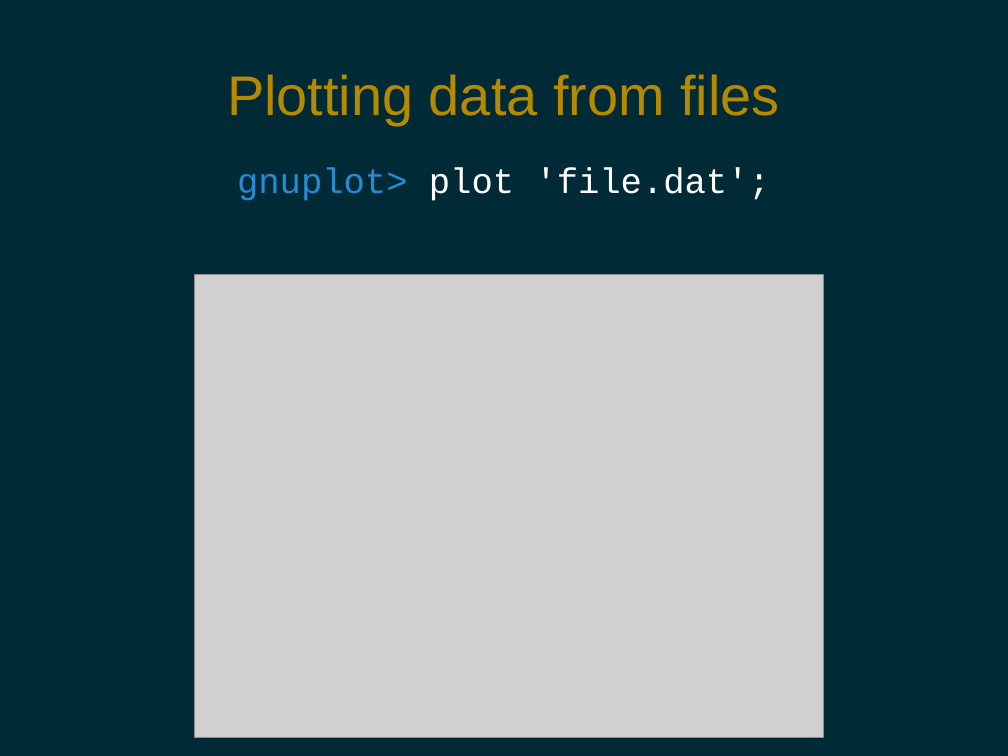
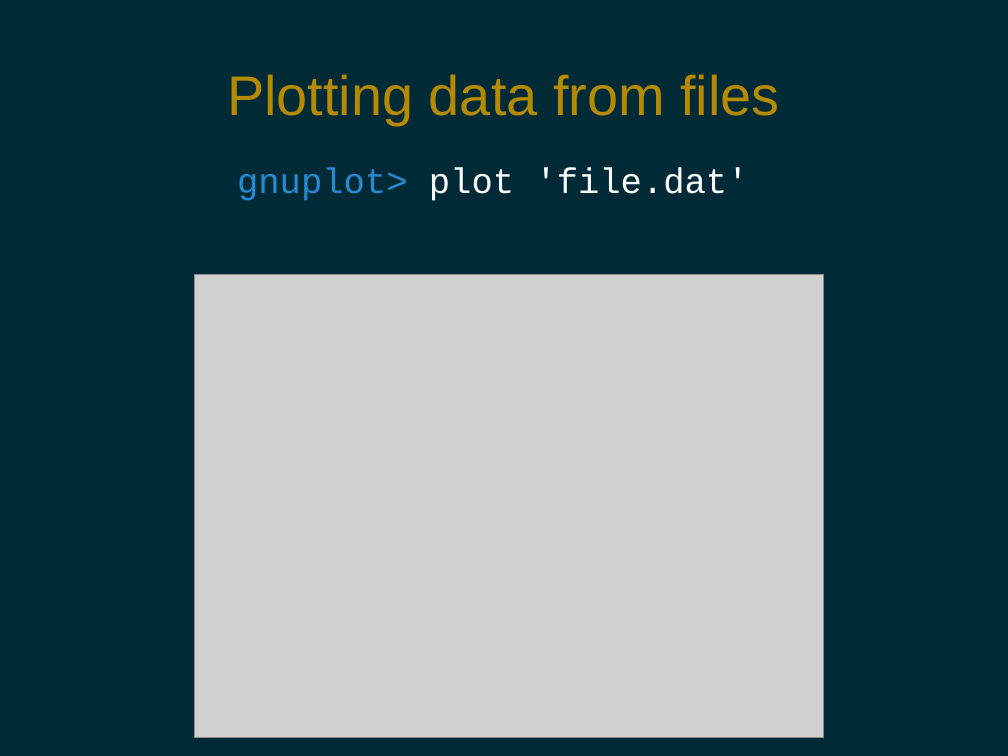
Before and after one commit to pdg137/gnuplot-pres, a slide deck: slide 9 of gnuplot.odp. Drawn at 1008x756 pixels with LibreOffice and Linux fonts; fonts in the diff are those of the drawing; grey boxes stand for pictures. Boxes give left, top, right and bottom in pixels: in the first picture for what was removed or moved away, otherwise in the second. Text is boxed around its words. In the diff, an @@ line names an element or a change of style, - is before the commit and + after.

```diff
--- a/gnuplot.odp
+++ b/gnuplot.odp
@@ text at (237, 168, 748, 201): text changed @@
-gnuplot> plot 'file.dat';
+gnuplot> plot 'file.dat'
```
Also in this commit, not shown: 8 other slides changed, 2 slides added.
